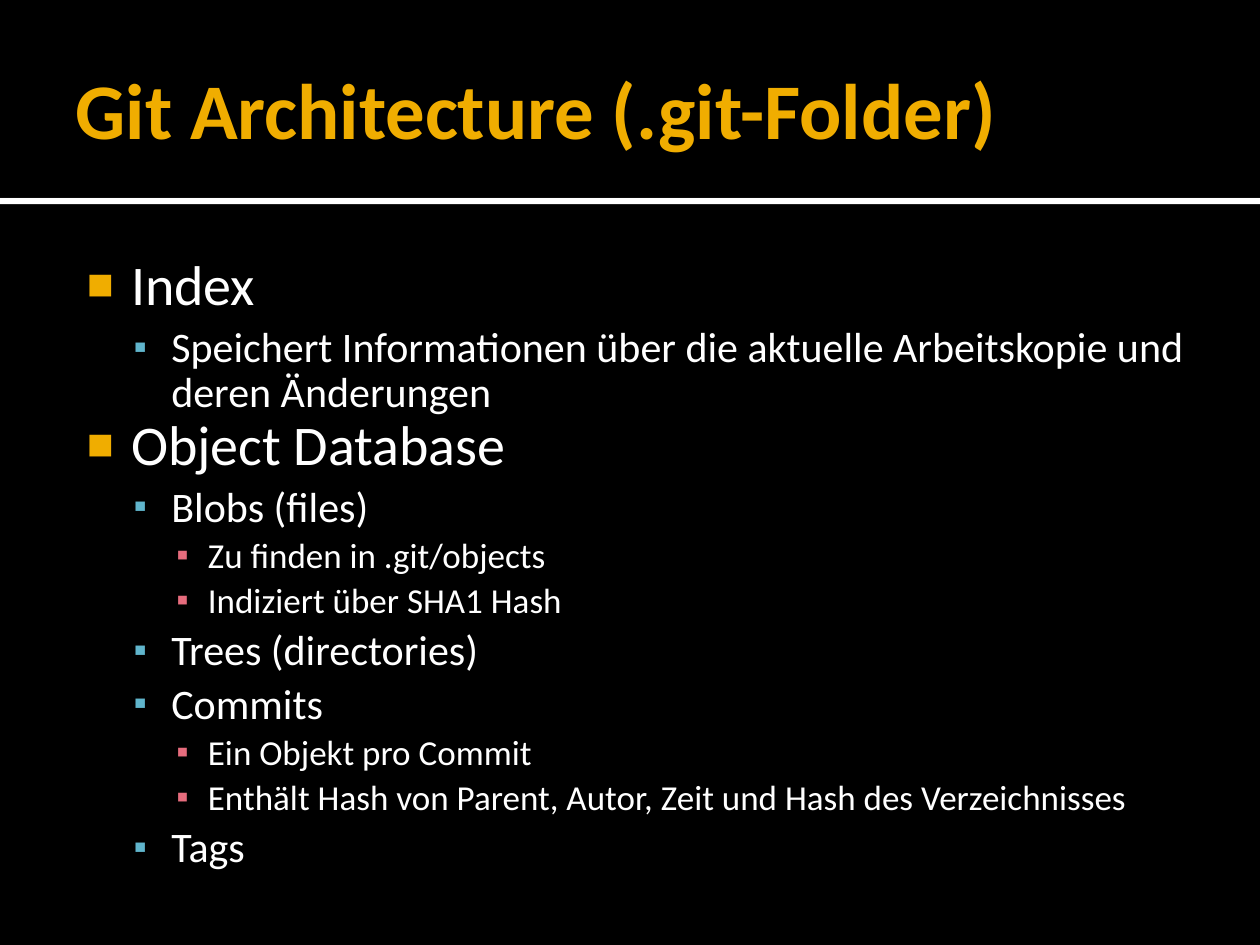
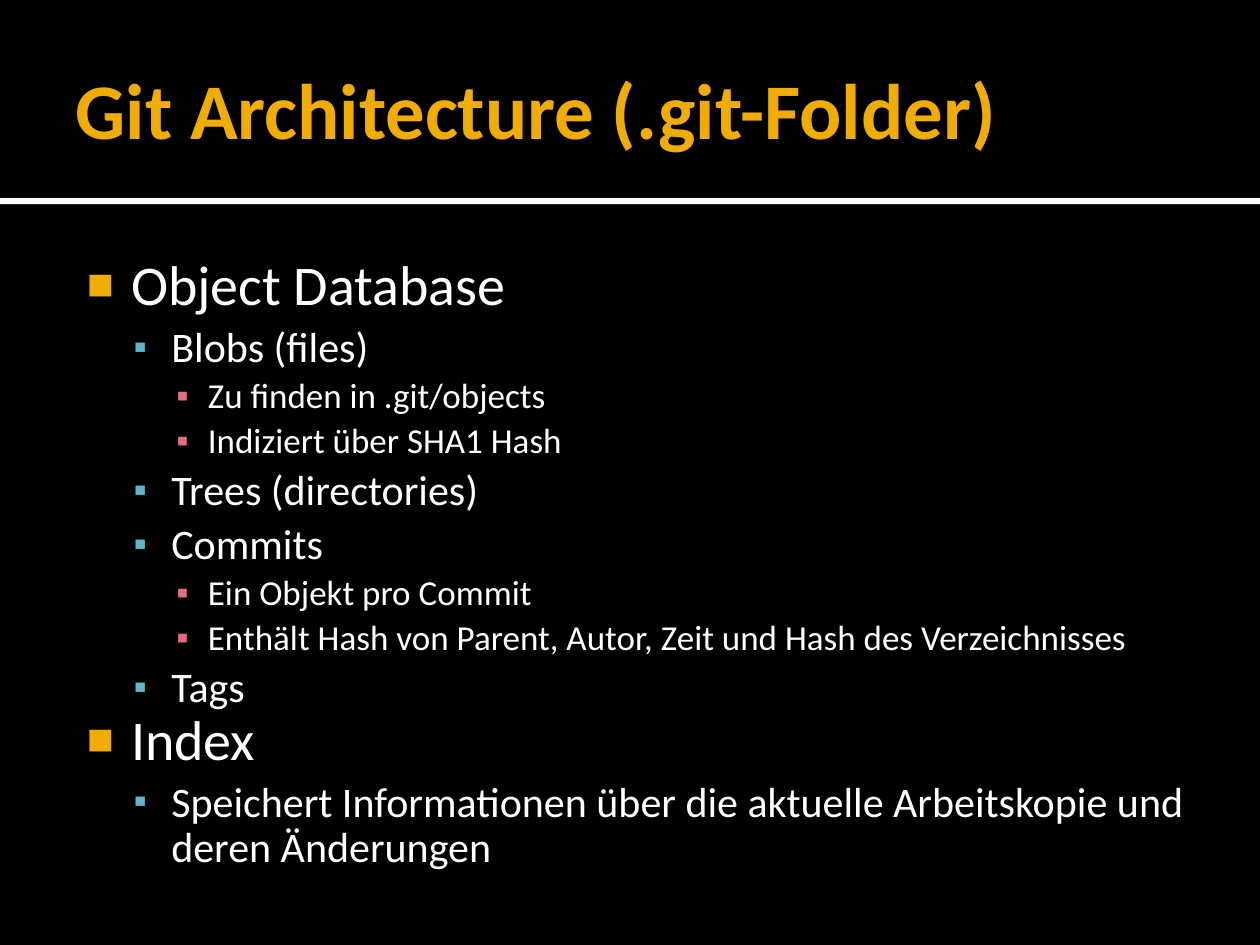
Before and after one commit to forki/GitTalk, a slide deck: slide 16 of GitTalk.pptx. Drawn at 1260x945 pixels with LibreOffice and Linux fonts; fonts in the diff are those of the drawing. Boxes give left, top, right and bottom in pixels: in the first picture for what was removed or moved away, otherwise in the second. Text is boxed around its words. In the diff, an @@ line names an element or a change of style, - is before the commit and + after.

```diff
--- a/GitTalk.pptx
+++ b/GitTalk.pptx
@@ text at (x1=131, y1=266, x2=1183, y2=415): paragraphs removed @@
-■ Index
-  ▪ Speichert Informationen über die aktuelle Arbeitskopie und deren Änderungen
@@ text at (x1=131, y1=721, x2=1183, y2=870): paragraphs added @@
+■ Index
+  ▪ Speichert Informationen über die aktuelle Arbeitskopie und deren Änderungen
```
Also in this commit, not shown: 5 other slides changed.
